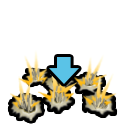
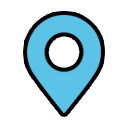
The second 128px x 128px image is a revision of the first. Changes to its layers:
added group "Group 4" with 1 layers above "StrafingRun" over [27, 15, 101, 113]
added layer "Layer 14" in group "Group 4" over [27, 15, 101, 113]
hid group "StrafingRun" (17 layers) over [7, 41, 118, 121]
